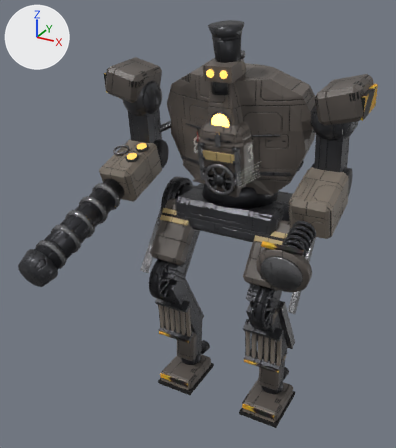
The glTF model assets/models/mech_ironhorse.glb: old version first, new version second.
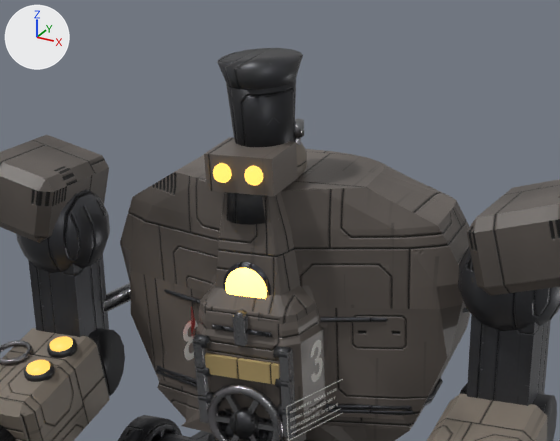
There are two pictures of each version: one whole from a 50 mm lens placed at (11.93, -26.31, 23.89), pointed at (-0.58, -3.56, 12.52), one close up on the part from 29% to 89% of the width and 0% to 42% of the height. Lighting does not change. The marker at upper left points along +X, +Y and +Z. The last two pictures show the newer version. Where no turn or scale is listed for an object, it has been applied to the vertices.

Script lines for the objects in view, before the commit:
```python
me_chest_ramp_1_mech_ironhorse_livery_001 = bpy.data.meshes.new('CHEST_ramp_1_mech_ironhorse_livery.001')
me_chest_ramp_1_mech_ironhorse_livery_001.from_pydata(...)  # 8 vertices, 12 faces; spans x -0.88..0.88, y -0.55..-0.37, z 1.32..1.78
me_chest_ramp_1_mech_ironhorse_livery_001.materials.append(mat_mech_ironhorse_livery_001)
me_head_mech_ironhorse_lens = bpy.data.meshes.new('head_mech_ironhorse_lens')
me_head_mech_ironhorse_lens.from_pydata(...)  # 172 vertices, 336 faces; spans x -0.542..0.542, y -0.836..-0.442, z 0.091..0.492
me_head_mech_ironhorse_lens.materials.append(mat_mech_ironhorse_lens)  # black #060608, glowing orange #ffc860
me_shoulder_r_mech_ironhorse_armor_001 = bpy.data.meshes.new('shoulder_R_mech_ironhorse_armor.001')
me_shoulder_r_mech_ironhorse_armor_001.from_pydata(...)  # 24 vertices, 44 faces; spans x -1.55..0.65, y -1.53..1.35, z -0.13..1.93
me_shoulder_r_mech_ironhorse_armor_001.materials.append(mat_mech_ironhorse_armor_001)
ob_chest_ramp_1_ironhorse_livery_001 = bpy.data.objects.new('CHEST_ramp_1_ironhorse_livery.001', me_chest_ramp_1_mech_ironhorse_livery_001)
ob_chest_ramp_1_ironhorse_livery_001.location = (0.0, -1.98, 14.34)
ob_head_ironhorse_lens = bpy.data.objects.new('head_ironhorse_lens', me_head_mech_ironhorse_lens)
ob_head_ironhorse_lens.location = (0.0, -2.14, 19.71)
ob_shoulder_r_ironhorse_armor_001 = bpy.data.objects.new('shoulder_R_ironhorse_armor.001', me_shoulder_r_mech_ironhorse_armor_001)
ob_shoulder_r_ironhorse_armor_001.location = (-5.31, -1.25, 18.21)
# also in view: 'torso_ironhorse_metal' at (-4.52, -0.25, 15.42); 'shoulder_R_ironhorse_frame.001' at (-5.31, -1.25, 17.1); 'cockpit_ironhorse_glow' at (0.0, -2.33, 17.6); 'forearm_R_ironhorse_glowdim' at (-4.81, -2.72, 15.58); 'forearm_R_ironhorse_armor2.001' at (-5.31, -2.59, 14.41)
```
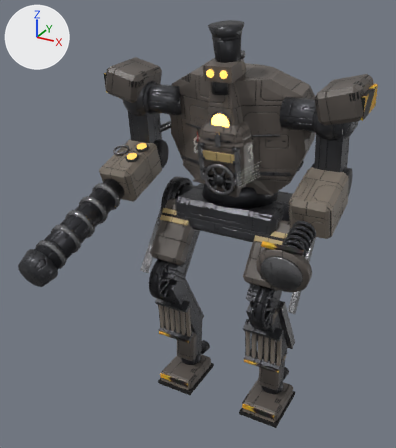
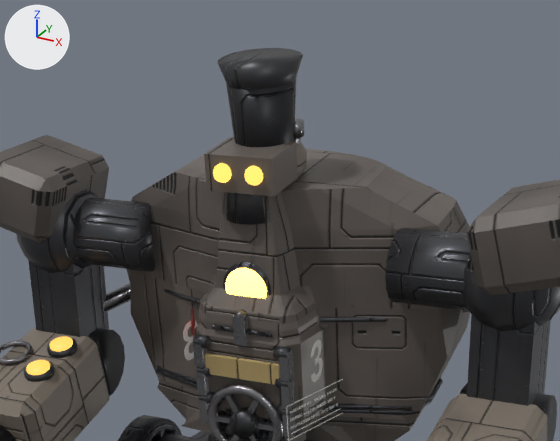
What the commit changed:
Mesh me_torso_mech_ironhorse_frame_001 is new.
It is an 18-sided cylinder along x spanning x 2.92..5.31, y -2.25..-0.76, z 3.31..4.82; an 18-sided cylinder along x spanning x -5.31..-2.92, y -2.25..-0.76, z 3.31..4.82.
It uses material mat_mech_ironhorse_frame_001.
Object 'torso_ironhorse_frame.001' (ob_torso_ironhorse_frame_001) is new; it shows me_torso_mech_ironhorse_frame_001.
Its location is (0.0, 0.25, 14.14).

Pixel boxes [x1, y1, x2, y2] of what changed, in the close-ups (560 x 441 px):
'torso_ironhorse_frame.001', added: after [73, 198, 470, 311]
